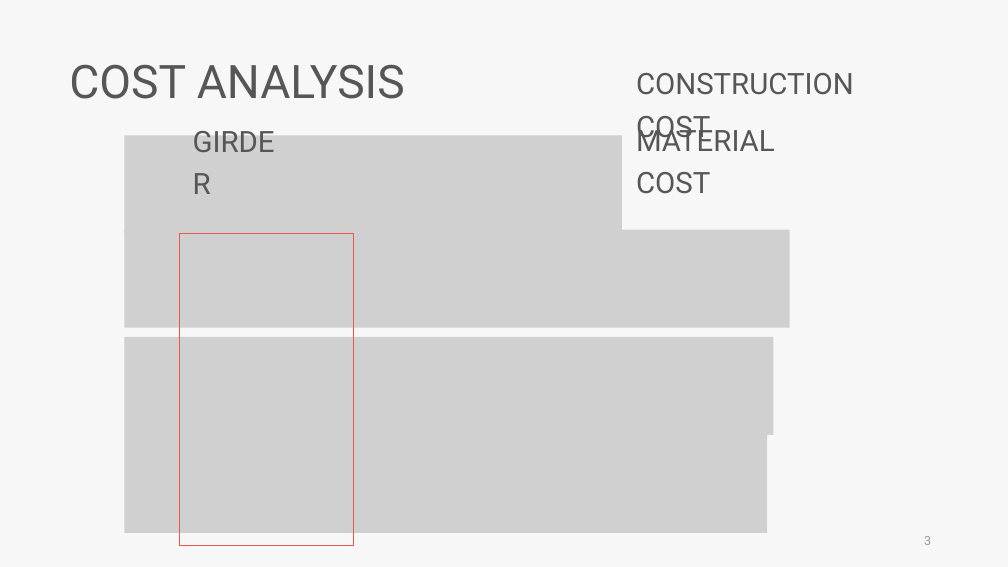
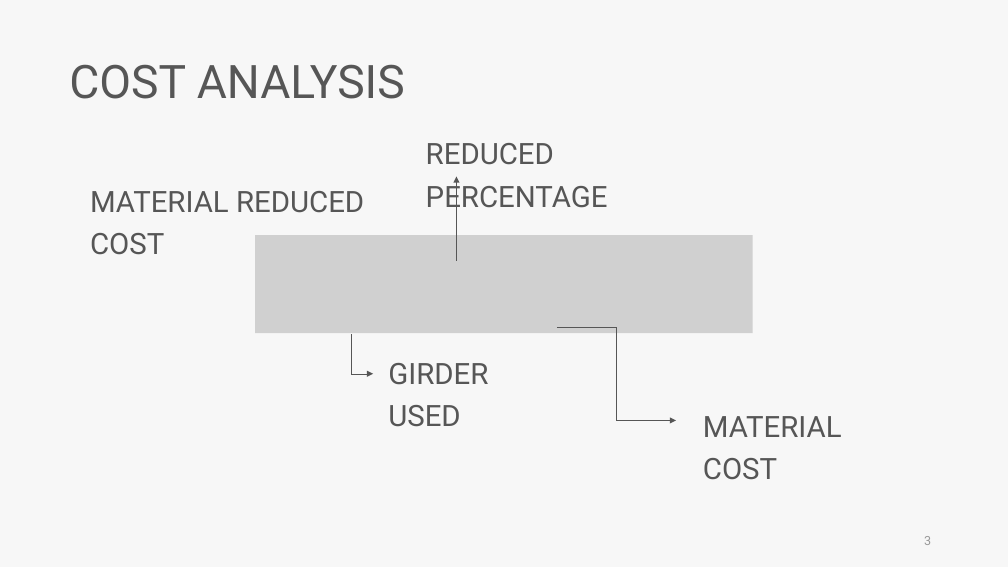
Before and after one commit to skyran1278/VbaProject, a slide deck: slide 3 of 20180126_SmartCut/20181011_Meeting/20181011 Meeting.pptx. Drawn at 1008x567 pixels with LibreOffice and Linux fonts; fonts in the diff are those of the drawing; grey boxes stand for pictures. Boxes give left, top, right and bottom in pixels: in the first picture for what was removed or moved away, otherwise in the second. Text is boxed around its words. In the diff, an @@ line names an element or a change of style, - is before the commit and + after.

```diff
--- a/20180126_SmartCut/20181011_Meeting/20181011 Meeting.pptx
+++ b/20180126_SmartCut/20181011_Meeting/20181011 Meeting.pptx
@@ text removed at (x1=636, y1=73, x2=854, y2=144) @@
-CONSTRUCTION COST
@@ picture removed at (x1=124, y1=135, x2=622, y2=234) @@
@@ text added at (x1=426, y1=143, x2=608, y2=214), 28 pt, text #565656 @@
+REDUCED PERCENTAGE
@@ arrow added from (457, 261) to (457, 176), #565656 0.5 pt @@
@@ text at (x1=90, y1=191, x2=364, y2=255): text changed @@
-MATERIAL COST
+MATERIAL REDUCED COST
@@ rectangle removed at (x1=180, y1=234, x2=355, y2=545) @@
@@ picture resized from (x1=124, y1=230, x2=789, y2=328) to (x1=256, y1=235, x2=753, y2=333) @@
@@ elbow arrow added from (557, 327) to (676, 420), #565656 0.5 pt @@
@@ picture removed at (x1=124, y1=337, x2=773, y2=436) @@
@@ elbow arrow added from (352, 334) to (373, 374), #565656 0.5 pt @@
@@ text at (x1=388, y1=363, x2=488, y2=427): text changed @@
-GIRDER
+GIRDER USED
@@ text added at (x1=703, y1=416, x2=842, y2=480), 28 pt, text #565656 @@
+MATERIAL COST
@@ picture removed at (x1=124, y1=435, x2=767, y2=533) @@
```
Also in this commit, not shown: 3 other slides changed, 25 slides added, 50 slides removed, 2 other files.
